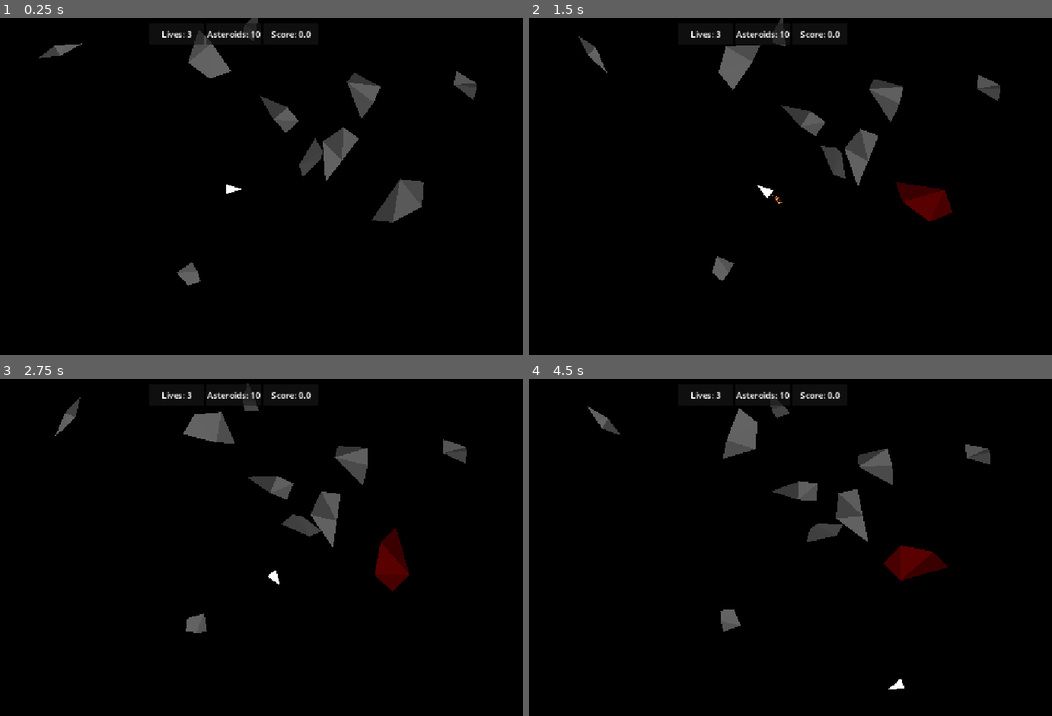
Above: before the commit, frames 1-4 (two rows, left to right).
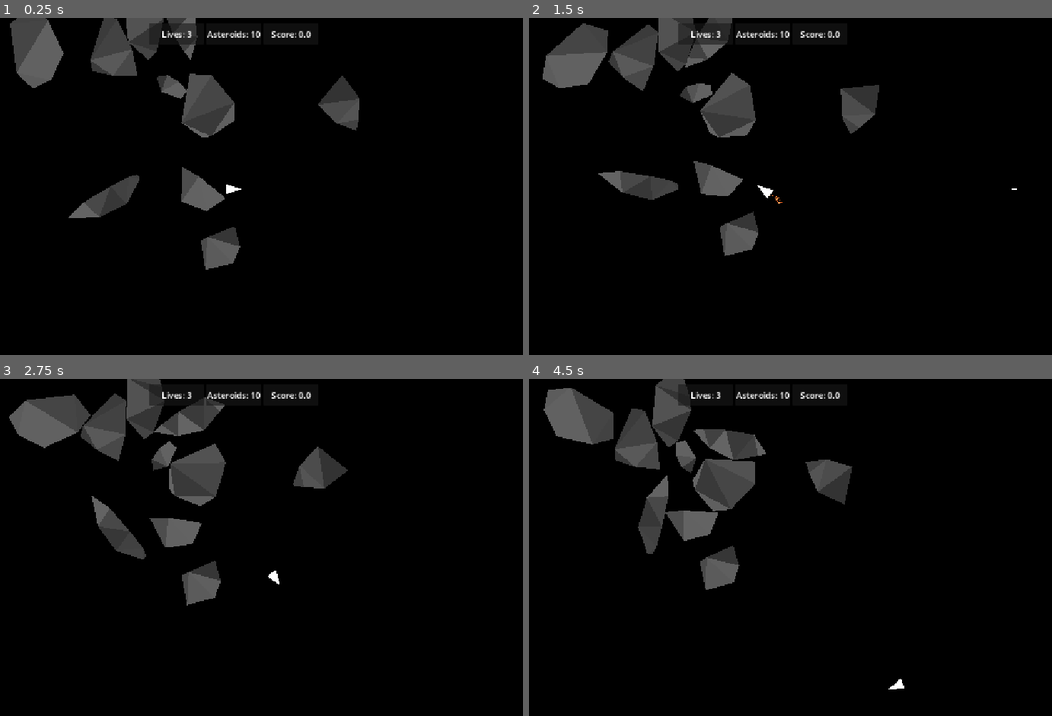
Above: after the commit, the same moments.

Repository: ProudFridge/Asteroids
Game: Godot game, scene res://scenes/game/game.tscn
Same seed, same stepped clock (60 frames per second), same inputs: the game is played once before the commit and once after it.
Inputs (mouse positions are in pixels of both pictures, inside the frame that each line leads up to):
- Up to frame 1 (0.25 s): no input
- Up to frame 2 (1.5 s): tap Enter at 0.5 s; move the mouse to (895, 173) at 0.52 s; hold D (turn_right) 0.53-1.28 s; hold Space (shoot) 0.53-1.28 s; click (895, 173) at 0.67 s; move the mouse to (638, 206) at 1.27 s; hold S (backwards) from 1.28 s (still down); tap Alt at 1.35 s
- Up to frame 3 (2.75 s): move the mouse to (292, 473) at 2.02 s; release S (backwards) at 2.03 s; hold D (turn_right) from 2.03 s (still down); tap Shift at 2.1 s
- Up to frame 4 (4.5 s): move the mouse to (732, 618) at 2.77 s; release D (turn_right) at 2.78 s; hold W (forwards) 2.78-3.53 s; tap Space (shoot) at 2.85 s; click (732, 618) at 2.92 s; move the mouse to (947, 601) at 3.52 s; hold A (turn_left) from 3.53 s (still down); tap Alt at 3.6 s; move the mouse to (581, 500) at 4.27 s; tap Shift at 4.35 s

The runs differ from the first frame. In frame 1, 11% of the frame differs, in the area x 1-92%, y 0-80%; in frame 2, 11%; in frame 3, 12%, in the area x 1-90%, y 0-76%; in frame 4, 12%.

Commit message:
Make the asteroids not spawn near the player

Diff:
--- a/scenes/asteroid/asteroid.gd
+++ b/scenes/asteroid/asteroid.gd
@@ -15,7 +15,7 @@
 signal died
 
 func _ready() -> void:
-	polygon = generate_convex_polygon(5, boundingBox)
+	polygon = generate_convex_polygon(randi_range(5, 8), boundingBox)
 	center = get_center()
 	collision_polygon.polygon = polygon
 	polygon_2d.polygon = polygon
@@ -24,9 +24,6 @@
 	for t: Polygon2D in triangles:
 		add_child(t)
 
-	# Initial movement
-	angular_velocity = randf_range(-1, 1)
-	linear_velocity = (get_viewport_rect().size / 2 - position).normalized() * 10
 
 func _draw() -> void:
 	# TODO: come back, polygon is supposed to fit inside the bounding box
--- a/scenes/asteroid_shard/asteroid_shard.gd
+++ b/scenes/asteroid_shard/asteroid_shard.gd
@@ -9,7 +9,7 @@
 
 # Called when the node enters the scene tree for the first time.
 func _ready() -> void:
-	polygon_2d.polygon = scale_points(0.7)
+	polygon_2d.polygon = scale_points(1)
 	polygon_2d.color = Color.GRAY * Color(1,1,1,0.5)
 	collision_polygon_2d.polygon = polygon_2d.polygon
 	lifetime_timer.start()
--- a/scenes/game/game.gd
+++ b/scenes/game/game.gd
@@ -2,10 +2,3 @@
 
 const ASTEROID: Resource = preload("res://scenes/asteroid/asteroid.tscn")
 @onready var player: Player = $Player
-
-# Called when the node enters the scene tree for the first time.
-func _ready() -> void:
-	player.died.connect(_on_player_died)
-
-func _on_player_died() -> void:
-	$UI/GameOverLabel.visible = true
--- a/scenes/game/game.tscn
+++ b/scenes/game/game.tscn
@@ -9,8 +9,8 @@
 [ext_resource type="PackedScene" uid="uid://dekcesve6rso2" path="res://scenes/managers/bullet_manager/bullet_manager.tscn" id="6_kp23o"]
 [ext_resource type="Script" uid="uid://bq0jrxq4w8tr7" path="res://scenes/game/ui/asteroid_count_label.gd" id="7_bdhmt"]
 [ext_resource type="Script" uid="uid://d0q2jesqvby2b" path="res://scenes/game/ui/score_label.gd" id="8_87uf6"]
-[ext_resource type="Script" uid="uid://brhsil1e8wm57" path="res://scenes/game/ui/you_won_label.gd" id="9_2a8rs"]
-[ext_resource type="Script" uid="uid://cnmj5fjbir2lx" path="res://scenes/game/ui/game_over_label.gd" id="9_4j704"]
+[ext_resource type="Script" uid="uid://cee4rwhwt2xod" path="res://scenes/game/ui/game_won_container.gd" id="11_5jirj"]
+[ext_resource type="Script" uid="uid://dctwnixmnew4n" path="res://scenes/game/ui/game_over_container.gd" id="11_kp23o"]
 
 [sub_resource type="LabelSettings" id="LabelSettings_0sr1o"]
 
@@ -126,7 +126,7 @@
 script = ExtResource("8_87uf6")
 asteroidManager = NodePath("../../../../../Managers/AsteroidManager")
 
-[node name="GameOverLabel" type="Label" parent="UI" unique_id=469862239 node_paths=PackedStringArray("gameManager")]
+[node name="GameOverContainer" type="VBoxContainer" parent="UI" unique_id=118280416 node_paths=PackedStringArray("gameManager")]
 visible = false
 layout_mode = 1
 anchors_preset = 8
@@ -135,30 +135,47 @@
 anchor_right = 0.5
 anchor_bottom = 0.5
 offset_left = -46.0
-offset_top = -11.5
+offset_top = -37.0
 offset_right = 46.0
-offset_bottom = 11.5
+offset_bottom = 23.0
 grow_horizontal = 2
 grow_vertical = 2
+script = ExtResource("11_kp23o")
+gameManager = NodePath("../../Managers/GameManager")
+
+[node name="GameOverLabel" type="Label" parent="UI/GameOverContainer" unique_id=469862239]
+layout_mode = 2
 text = "Game Over!"
 label_settings = SubResource("LabelSettings_0sr1o")
-script = ExtResource("9_4j704")
-gameManager = NodePath("../../Managers/GameManager")
+horizontal_alignment = 1
 
-[node name="YouWonLabel" type="Label" parent="UI" unique_id=37234498 node_paths=PackedStringArray("gameManager")]
-visible = false
+[node name="RestartButton" type="Button" parent="UI/GameOverContainer" unique_id=955558674]
+layout_mode = 2
+size_flags_vertical = 3
+text = "Restart"
+
+[node name="GameWonContainer" type="VBoxContainer" parent="UI" unique_id=1417264360 node_paths=PackedStringArray("gameManager")]
 layout_mode = 1
 anchors_preset = 8
 anchor_left = 0.5
 anchor_top = 0.5
 anchor_right = 0.5
 anchor_bottom = 0.5
-offset_left = -20.0
-offset_top = -11.5
-offset_right = 20.0
-offset_bottom = 11.5
+offset_left = -46.0
+offset_top = -40.0
+offset_right = 46.0
+offset_bottom = 40.0
 grow_horizontal = 2
 grow_vertical = 2
+script = ExtResource("11_5jirj")
+gameManager = NodePath("../../Managers/GameManager")
+
+[node name="YouWonLabel" type="Label" parent="UI/GameWonContainer" unique_id=37234498]
+layout_mode = 2
 text = "You won!"
-script = ExtResource("9_2a8rs")
-gameManager = NodePath("../../Managers/GameManager")
+horizontal_alignment = 1
+
+[node name="RestartButton" type="Button" parent="UI/GameWonContainer" unique_id=563091775]
+layout_mode = 2
+size_flags_vertical = 3
+text = "Restart"
--- /dev/null
+++ b/scenes/game/ui/game_over_container.gd
@@ -0,0 +1,17 @@
+extends VBoxContainer
+
+@export var gameManager: GameManager
+@onready var restart_button: Button = $RestartButton
+
+# Called when the node enters the scene tree for the first time.
+func _ready() -> void:
+	hide()
+	gameManager.lost.connect(_on_game_manager_lost)
+	restart_button.pressed.connect(_on_restart_button_pressed)
+
+
+func _on_game_manager_lost() -> void:
+	visible = true
+
+func _on_restart_button_pressed() -> void:
+	SwitcherSingleton.goto_scene("res://scenes/game/game.tscn")
--- a/scenes/game/ui/game_over_label.gd
+++ /dev/null
@@ -1,11 +0,0 @@
-extends Label
-
-@export var gameManager: GameManager
-
-# Called when the node enters the scene tree for the first time.
-func _ready() -> void:
-	gameManager.lost.connect(_on_game_manager_lost)
-
-
-func _on_game_manager_lost() -> void:
-	visible = true
--- /dev/null
+++ b/scenes/game/ui/game_won_container.gd
@@ -0,0 +1,17 @@
+extends VBoxContainer
+
+@export var gameManager: GameManager
+@onready var restart_button: Button = $RestartButton
+
+# Called when the node enters the scene tree for the first time.
+func _ready() -> void:
+	hide()
+	gameManager.won.connect(_on_game_manager_won)
+	restart_button.pressed.connect(_on_restart_button_pressed)
+
+func _on_game_manager_won() -> void:
+	visible = true
+
+
+func _on_restart_button_pressed() -> void:
+	SwitcherSingleton.goto_scene("res://scenes/game/game.tscn")
--- a/scenes/game/ui/you_won_label.gd
+++ /dev/null
@@ -1,11 +0,0 @@
-extends Label
-
-@export var gameManager: GameManager
-
-# Called when the node enters the scene tree for the first time.
-func _ready() -> void:
-	gameManager.won.connect(_on_game_manager_won)
-
-
-func _on_game_manager_won() -> void:
-	visible = true
--- a/scenes/managers/asteroid_manager/asteroid_manager.gd
+++ b/scenes/managers/asteroid_manager/asteroid_manager.gd
@@ -12,7 +12,7 @@
 
 # Called when the node enters the scene tree for the first time.
 func _ready() -> void:
-	instantiate_asteroid_in_area(10, get_viewport().get_visible_rect().size, 10)
+	instantiate_asteroid_in_area(10, Vector2(get_window().size), 100)
 
 ## Instantiates asteroids in a specified area
 func instantiate_asteroid_in_area(asteroidNum: int, area: Vector2, exclusionZoneRadius: float) -> void:
@@ -20,16 +20,20 @@
 		var asteroid: Asteroid = ASTEROID.instantiate()
 
 		# Todo: replace with actual scren size, maybe use a singleton to store the screen size
-		var position: Vector2 = Vector2.ZERO
-		#while position.distance_to(area / 2) > exclusionZoneRadius:
-			#print(area)
-		position.x = randf_range(0, area.x)
-		position.y = randf_range(0, area.y)
+		var position: Vector2 = Vector2(randf_range(0, area.x), randf_range(0, area.y))
+
+		print(position.distance_to(area / 2))
+		while position.distance_to(area / 2) < exclusionZoneRadius:
+			position.x = randf_range(0, area.x)
+			position.y = randf_range(0, area.y)
 
 		asteroid.position = position
-
+		# Initial movement
+		asteroid.angular_velocity = randf_range(-1, 1)
+		asteroid.linear_velocity = (Vector2(get_window().size / 2) - position).normalized() * randf_range(10, 30)
 		# Remove asteroid from the instance array
 		asteroid.died.connect(_on_asteroid_death.bind(asteroid))
+
 
 		add_child(asteroid)
 		asteroid_added.emit()
Not shown, added: scenes/game/ui/game_over_container.gd.uid
Not shown, removed: scenes/game/ui/game_over_label.gd.uid
Not shown, added: scenes/game/ui/game_won_container.gd.uid
Not shown, removed: scenes/game/ui/you_won_label.gd.uid
